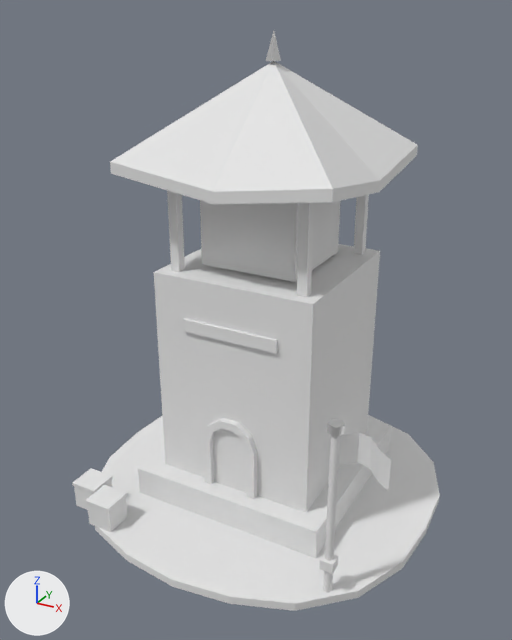
Before and after pictures for a commit that changed the glTF model sample_project/assets/3d/buildings/chinese/watch_tower.glb.
Before and after are seen from a 50 mm lens placed at (2.97, -5.62, 4.69), pointed at (-0.03, -0.16, 1.96). The axes (+X, +Y, +Z) are drawn at lower left. The lights are the same throughout. The older version comes first. Vertices at exactly the same position are counted once.

In view in the first picture: 'chinese_watch_tower'.
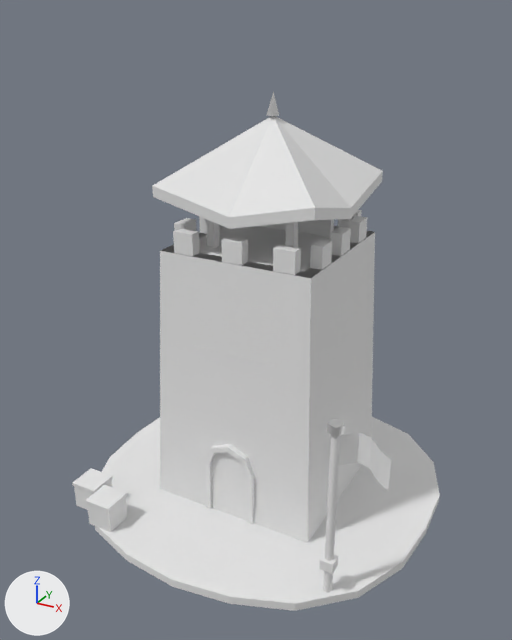
Boxes (x1, y1, x2, y2) around the edits, measured in the pictures (512 x 640 px; the box of a moved part takes in the faces that stretch with it):
'chinese_watch_tower', reshaped (10% shorter)
    before: (72, 31, 440, 611)
    after: (72, 92, 440, 611)
part 1 of me_chinese_watch_tower, moved or reshaped
    before: (167, 190, 185, 272)
    after: (173, 228, 200, 256)
part 2 of me_chinese_watch_tower, moved or reshaped
    before: (183, 318, 278, 353)
    after: (221, 236, 248, 265)
part 3 of me_chinese_watch_tower, moved or reshaped
    before: (297, 203, 314, 297)
    after: (273, 245, 301, 275)
part 4 of me_chinese_watch_tower, moved or reshaped (not visible afterwards)
    before: (353, 195, 369, 255)
part 5 of me_chinese_watch_tower, moved or reshaped
    before: (200, 200, 341, 282)
    after: (338, 210, 362, 228)
part 6 of me_chinese_watch_tower, moved or reshaped
    before: (138, 421, 390, 558)
    after: (189, 344, 275, 371)
part 7 of me_chinese_watch_tower, moved or reshaped
    before: (154, 244, 380, 512)
    after: (207, 220, 219, 248)
part 8 of me_chinese_watch_tower, added
    after: (285, 222, 298, 248)
part 9 of me_chinese_watch_tower, added
    after: (323, 220, 334, 238)
part 10 of me_chinese_watch_tower, added
    after: (261, 220, 323, 236)
part 11 of me_chinese_watch_tower, moved or reshaped
    before: (266, 31, 281, 61)
    after: (267, 92, 279, 116)
part 12 of me_chinese_watch_tower, rebuilt
    before: (203, 418, 257, 499)
    after: (204, 444, 255, 524)
part 13 of me_chinese_watch_tower, rebuilt (25% narrower, 21% shorter)
    before: (110, 61, 418, 204)
    after: (152, 116, 383, 229)
part 14 of me_chinese_watch_tower, added
    after: (160, 225, 375, 543)
part 15 of me_chinese_watch_tower, added
    after: (174, 216, 220, 234)
part 16 of me_chinese_watch_tower, added
    after: (310, 216, 368, 270)

The change, as a list of edits to the scene's bpy script:
```text
Change me_chinese_watch_tower:
    remove me_chinese_watch_tower.from_pydata(...)  # 232 vertices, 304 faces; spans x -1.73..1.77, y -1.75..1.8, z 0.0..4.53
    add me_chinese_watch_tower.from_pydata(...)  # 324 vertices, 415 faces; spans x -1.73..1.77, y -1.75..1.8, z 0.0..4.03
    me_chinese_watch_tower part 1: the loose piece of 8 vertices spanning x -0.69..-0.6, y -0.58..-0.5, z 2.48..3.56 is scaled about its middle by (2.22, 1.2, 0.185), then moved by (0.14, -0.05, -0.24), in mat_pe_stonegrey (white #e7e7e7)
    me_chinese_watch_tower part 2: the loose piece of 8 vertices spanning x -0.48..0.48, y -0.73..-0.7, z 1.97..2.09 is scaled about its middle by (0.208, 3.6, 1.67), then moved by (0.0, 0.13, 0.75), in mat_pe_stonegrey (white #e7e7e7)
    me_chinese_watch_tower part 3: the loose piece of 8 vertices spanning x 0.6..0.69, y -0.58..-0.5, z 2.48..3.56 is scaled about its middle by (2.22, 1.2, 0.185), then moved by (-0.14, -0.05, -0.24), in mat_pe_stonegrey (white #e7e7e7)
    me_chinese_watch_tower part 4: the loose piece of 8 vertices spanning x 0.6..0.69, y 0.69..0.79, z 2.48..3.56 is scaled about its middle by (2.22, 1.2, 0.185), then moved by (-0.64, 0.05, -0.24), in mat_pe_stonegrey (white #e7e7e7)
    me_chinese_watch_tower part 5: the loose piece of 8 vertices spanning x -0.48..0.48, y -0.38..0.58, z 2.51..3.53 is scaled about its middle by (0.208, 0.112, 0.196), then moved by (0.5, 0.69, -0.24), in mat_pe_stonegrey (white #e7e7e7)
    me_chinese_watch_tower part 6: the loose piece of 8 vertices spanning x -1.0..1.0, y -0.9..1.1, z 0.08..0.38 is scaled about its middle by (0.45, 0.015, 0.333), then moved by (0.0, -0.77, 1.55), in mat_team_trim (white #e7e7e7)
    me_chinese_watch_tower part 7: the loose piece of 8 vertices spanning x -0.8..0.8, y -0.7..0.9, z 0.38..2.48 is scaled about its middle by (0.05, 0.05, 0.333), then moved by (-0.4, -0.4, 1.6), in mat_pe_lacquerred (white #e7e7e7)
    me_chinese_watch_tower part 8: the loose piece of 8 vertices spanning x 0.6..0.69, y -0.58..-0.5, z 2.48..3.56 is copied, and the copy is scaled about its middle by (0.889, 0.889, 0.648), then moved by (-0.24, 0.24, 0.01); it spans x 0.36..0.44, y -0.34..-0.26, z 2.68..3.38
    me_chinese_watch_tower part 9: the loose piece of 8 vertices spanning x -0.48..0.48, y -0.38..0.58, z 2.51..3.53 is copied, and the copy is scaled about its middle by (0.0833, 0.0833, 0.686), then moved by (0.4, 0.4, 0.01), in mat_pe_lacquerred (white #e7e7e7); it spans x 0.36..0.44, y 0.46..0.54, z 2.68..3.38
    me_chinese_watch_tower part 10: the loose piece of 8 vertices spanning x -0.48..0.48, y -0.38..0.58, z 2.51..3.53 is copied, and the copy is scaled about its middle by (0.833, 0.0521, 0.686), then moved by (0.0, 0.4, 0.01); it spans x -0.4..0.4, y 0.47..0.52, z 2.68..3.38
    me_chinese_watch_tower part 11: the loose piece of 6 vertices spanning x -0.06..0.07, y 0.03..0.17, z 4.28..4.53 is scaled about its middle by (0.857, 0.857, 0.8), then moved by (0.0, 0.0, -0.48)
    me_chinese_watch_tower part 12: the loose piece of 32 vertices spanning x -0.28..0.28, y -0.76..-0.7, z 0.38..1.15 is rebuilt with 28 vertices and now spans x -0.27..0.27, y -0.77..-0.7, z 0.08..0.89
    me_chinese_watch_tower part 13: the loose piece of 20 vertices spanning x -1.02..1.02, y -0.92..1.12, z 3.21..4.28 is rebuilt with 20 vertices and now spans x -0.77..0.77, y -0.68..0.88, z 2.95..3.83
    me_chinese_watch_tower part 14: a new loose piece of 16 vertices spanning x -0.85..0.85, y -0.75..0.95, z 0.08..2.68, in mat_pe_stonegrey (white #e7e7e7)
    me_chinese_watch_tower part 15: 24 vertices added at x -0.74..-0.64, y -0.42..0.62, z 2.68..2.88
    me_chinese_watch_tower part 16: 24 vertices added at x 0.64..0.74, y -0.42..0.62, z 2.68..2.88
    other edits to the shape of me_chinese_watch_tower do not show in these pictures
    add me_chinese_watch_tower.materials.append(mat_pe_window)  # white #e7e7e7
```
